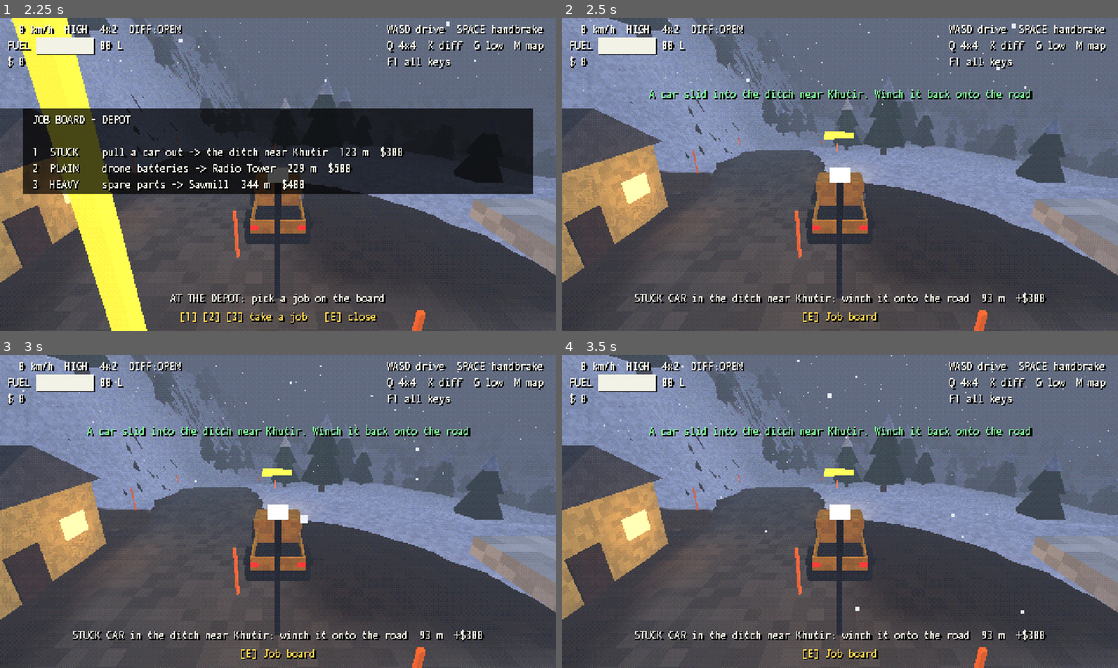
Above: before the commit, frames 1-4 (two rows, left to right).
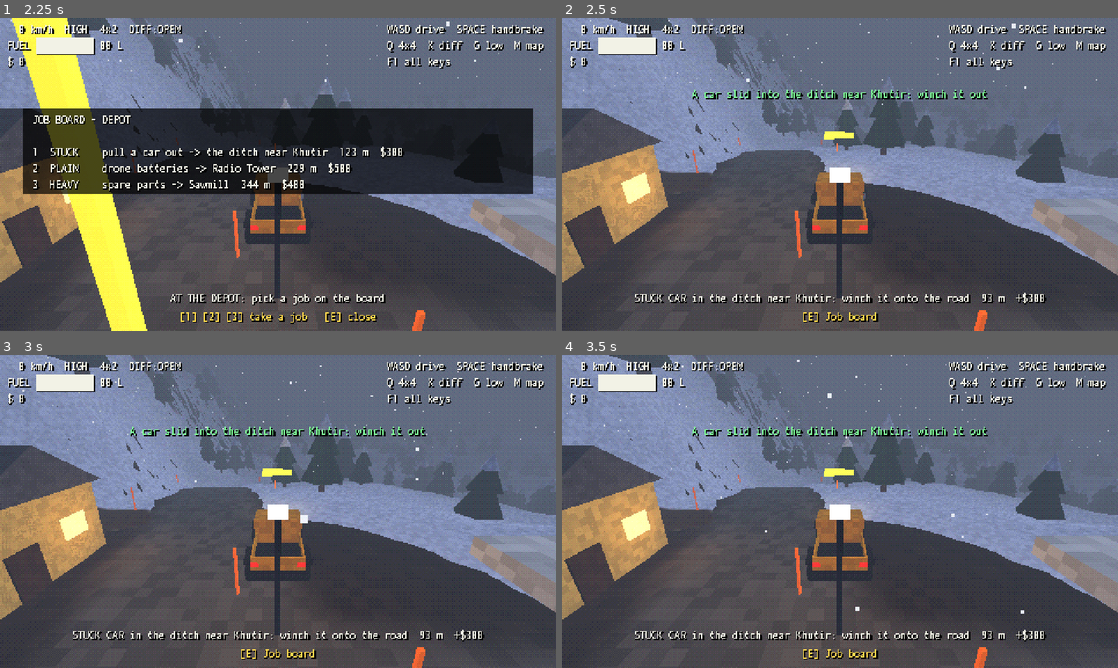
Above: after the commit, the same moments.

Repository: Codir/zsuv
Game: Godot game, scene res://scenes/game.tscn
Two runs of this game, one before a commit and one after it. Both use one fixed random seed, a clock stepped at 60 frames per second and the inputs below.
Inputs (mouse positions are in pixels of both pictures, inside the frame that each line leads up to):
- Up to frame 1 (2.25 s): tap Enter at 0.5 s; move the mouse to (400, 158) at 0.52 s; hold D 0.53-1.25 s; tap 1 at 0.6 s; click (400, 158) at 0.67 s; tap Space at 0.77 s; drag from (166, 190) to (250, 237) at 1.27 s; move the mouse to (333, 105) at 2.02 s; hold D (steer_right) from 2.03 s (still down); hold E (interact) from 2.03 s (still down)
- Up to frame 2 (2.5 s): keep holding D (steer_right); keep holding E (interact); tap 1 at 2.3 s
- Up to frame 3 (3 s): release D (steer_right) at 2.75 s; release E (interact) at 2.75 s; drag from (250, 574) to (111, 464) at 2.77 s
- Up to frame 4 (3.5 s): no input

Frame 1 is identical in both runs. In frame 2, 1.1% of the frame differs, in the area x 15-85%, y 22-26%; in frame 3, 1.1%; in frame 4, 1.1%.

Commit message:
The road into the Polissia fish farm climbs gently again; a far bank's level, the drop message
A review of the 0.2.1 fixes found three things still wrong:

- With the lake now under the places, the fish farm stood 4.4 m over the ice it is reached across,
  and its ramp was sized from the ground before the lake: road 0 climbed 4.3 m in about 9 m
  (0.62 m a metre) and a loaded truck in 2WD, or a heavy load in 4x4 from rest, could not get up
  to it or to the village beyond. The farm now sits 2.4 m down on its shore (a place's "below"),
  and a ramp is sized from the ground with the lake in it. Road 0's steepest metre is 0.33, as in
  0.2.0, and a probe drives up from rest and from the ice in every drive mode, plain and heavy.
  The farm's net fence runs post to post, as the ground now rises under it. A new test: no road
  of any valley climbs more than 0.5 m a metre (the khutir valley's road 1 is the steepest, 0.46).
- A ditch inside a bend of its road took its far bank's level from the road's other leg, nearer
  there, and dug a hollow beside the trench (the Carpathian road 1). It now takes it from the
  stretch of road beside it.
- "Dropped: ..." was replaced by the next message in the same moment; the HUD shows one at a
  time, so the drop is now said with what is loaded, and a long message takes two lines.

Co-Authored-By: Claude Opus 5.5 <noreply@anthropic.com>
Claude-Session: https://claude.ai/code/session_01HDJrrk4tBGvDZtfW7wxULb

Diff:
--- a/scripts/systems/contracts.gd
+++ b/scripts/systems/contracts.gd
@@ -135,8 +135,9 @@
 
 ## Takes job o: on with the cargo, a full tank, the clock from zero. A job in hand is dropped.
 func take(o: Dictionary) -> void:
+	var dropped := ""  # said with what is loaded, as the HUD shows one message at a time
 	if not job.is_empty():
-		message.emit("Dropped: %s for %s" % [job.cargo, job.name])
+		dropped = "Dropped: %s. " % job.cargo
 		_end_job()
 	job = o
 	board_open = false
@@ -146,7 +147,7 @@
 	_velocities.clear()
 	if o.kind == "stuck":
 		_spawn_car(o.ditch)
-		message.emit("A car slid into %s. Winch it back onto the road" % o.name)
+		message.emit(dropped + "A car slid into %s: winch it out" % o.name)
 		_update_markers()
 		return
 	vehicle.set_cargo(true, o.kind)
@@ -158,7 +159,7 @@
 			text += ". Fragile: go gently"
 		"heavy":
 			text += ". Heavy: low range on the hills"
-	message.emit(text)
+	message.emit(dropped + text)
 	_update_markers()
 
 
--- a/scripts/ui/hud.gd
+++ b/scripts/ui/hud.gd
@@ -48,7 +48,8 @@
 	_objective = _make_label(Vector2(0, size.y - 34), Vector2(size.x, 12), HORIZONTAL_ALIGNMENT_CENTER)
 	_prompt = _make_label(Vector2(0, size.y - 18), Vector2(size.x, 12), HORIZONTAL_ALIGNMENT_CENTER)
 	_prompt.add_theme_color_override("font_color", Color(1.0, 0.85, 0.3))
-	_message = _make_label(Vector2(0, 60), Vector2(size.x, 12), HORIZONTAL_ALIGNMENT_CENTER)
+	_message = _make_label(Vector2(20, 60), Vector2(size.x - 40, 24), HORIZONTAL_ALIGNMENT_CENTER)
+	_message.autowrap_mode = TextServer.AUTOWRAP_WORD_SMART  # a long one takes two lines
 	_board_bg = ColorRect.new()
 	_board_bg.color = Color(0.0, 0.0, 0.0, 0.72)
 	_board_bg.position = Vector2(20, 78)
--- a/scripts/world/terrain.gd
+++ b/scripts/world/terrain.gd
@@ -61,7 +61,7 @@
 
 	var flats: Array = v.locations.values()
 	for f in flats:
-		f.height = base_height(f.pos)
+		f.height = base_height(f.pos) - float(f.get("below", 0.0))
 	var lakes: Array[Dictionary] = []
 	var ditches: Array[Dictionary] = []
 	for ft in v.features:
@@ -97,7 +97,9 @@
 			for l in lakes:
 				var r: float = l.radius
 				var d := p.distance_to(l.pos)
-				h = lerpf(h, l.height, 1.0 - smoothstep(r * 0.8, r + float(l.get("shore", 8.0)), d))
+				var shore := 1.0 - smoothstep(r * 0.8, r + float(l.get("shore", 8.0)), d)
+				h = lerpf(h, l.height, shore)
+				b = lerpf(b, l.height, shore)  # the ground a ramp off a place has to reach
 				if l.get("ice", false):
 					ice = maxf(ice, 1.0 - smoothstep(r * 0.82, r * 0.92, d))
 			# The rim at the map's edge goes on after the flats, so a long ramp off a location
@@ -287,7 +289,7 @@
 		var half: Vector2 = dt.dir * float(dt.length) * 0.5
 		var w: float = dt.width
 		var reach := half.length() + w + DITCH_BANK
-		var road := roads[dt.road]
+		var road := _beside(roads[dt.road], dt.pos, reach + 2.0)
 		for z in range(maxi(0, int(dt.pos.y + HALF - reach)), mini(N, int(dt.pos.y + HALF + reach) + 2)):
 			for x in range(maxi(0, int(dt.pos.x + HALF - reach)), mini(N, int(dt.pos.x + HALF + reach) + 2)):
 				var p := Vector2(x - HALF, z - HALF)
@@ -303,6 +305,32 @@
 						c = q
 				var level := _bilinear(built, c.x, c.y) - float(dt.depth) * _bump(d / w)
 				heights[z * N + x] = lerpf(heights[z * N + x], level, 1.0 - smoothstep(w, w + DITCH_BANK, d))
+
+
+## The stretch of road beside p, reach metres along it either way from its point nearest p: a
+## ditch's level comes from there, not from another leg of the road nearer its far bank.
+static func _beside(road: PackedVector2Array, p: Vector2, reach: float) -> PackedVector2Array:
+	var s0 := 0.0
+	var best := INF
+	var along := 0.0
+	for i in road.size() - 1:
+		var q := Geometry2D.get_closest_point_to_segment(p, road[i], road[i + 1])
+		if p.distance_to(q) < best:
+			best = p.distance_to(q)
+			s0 = along + road[i].distance_to(q)
+		along += road[i].distance_to(road[i + 1])
+	var out := PackedVector2Array()
+	along = 0.0
+	for i in road.size() - 1:
+		var l := road[i].distance_to(road[i + 1])
+		var a := maxf(s0 - reach, along)
+		var b := minf(s0 + reach, along + l)
+		if a < b:
+			if out.is_empty():
+				out.append(road[i].lerp(road[i + 1], (a - along) / l))
+			out.append(road[i].lerp(road[i + 1], (b - along) / l))
+		along += l
+	return out
 
 
 ## How high the road is at its nearest point to p: the ground there, or its smoothed profile.
--- a/scripts/world/valley.gd
+++ b/scripts/world/valley.gd
@@ -24,7 +24,7 @@
 var features: Array[Dictionary] = []
 
 # Places: key -> {name, pos, radius, kind (what the world builder puts there), cargo, reward;
-# offroad: no road goes there}.
+# offroad: no road goes there; below: metres its flat is dug in under the ground there}.
 var locations := {}
 var roads: Array[PackedVector2Array] = []
 var road_smooth := 0.0  # metres a road's profile is averaged over (0: it keeps to the ground)
@@ -243,7 +243,7 @@
 	v.locations = {
 		"depot": {"name": "Old Farm", "pos": Vector2(-85, -80), "radius": 14.0, "kind": "yard"},
 		"fish": {"name": "Fish Farm", "pos": Vector2(62, -22), "radius": 10.0, "kind": "fish_farm",
-			"cargo": "fish feed", "reward": 300},
+			"cargo": "fish feed", "reward": 300, "below": 2.4},  # down on the shore, a gentle way up off the ice
 		"peat": {"name": "Peat Works", "pos": Vector2(-40, 72), "radius": 10.0, "kind": "peat_works",
 			"cargo": "excavator parts", "reward": 350},
 		"village": {"name": "Village", "pos": Vector2(66, 82), "radius": 12.0, "kind": "village_church",
--- a/scripts/world/world_builder.gd
+++ b/scripts/world/world_builder.gd
@@ -616,9 +616,13 @@
 	for i in 3:  # boats by the ponds, back from the road that leaves past them
 		var p := _at(-4.2 + i * 2.2, -11.0)
 		_piece(Vector3(1.2, 0.5, 3.4), p, Vector3(0.0, 0.5, 0.0), _yaw(0.3 * i), Color(0.5, 0.36, 0.22))
-	for i in 5:
+	for i in 5:  # a net fence, post to post as the ground rises off the shore
 		_piece(Vector3(0.12, 2.0, 0.12), _at(-14.0, -12.0 + i * 3.0), Vector3(0.0, 1.0, 0.0), _yaw(0.0), Color(0.36, 0.3, 0.22))
-	_piece(Vector3(0.04, 1.2, 12.0), _at(-14.0, -6.0), Vector3(0.0, 1.4, 0.0), _yaw(0.0), Color(0.6, 0.6, 0.55))
+		if i > 0:
+			var a := _at(-14.0, -15.0 + i * 3.0)
+			var b := _at(-14.0, -12.0 + i * 3.0)
+			var net := Psx.box(self, Vector3(0.04, 1.2, a.distance_to(b)), (a + b) * 0.5 + Vector3(0.0, 1.4, 0.0), Color(0.6, 0.6, 0.55))
+			net.rotation = Vector3(-atan2(b.y - a.y, 3.0), _yaw(0.0), 0.0)
 	_sign(_at(-8.0, 6.0) + Vector3(0.0, 6.5, 0.0), loc.name.to_upper())
 
 
--- a/tests/test_contracts.gd
+++ b/tests/test_contracts.gd
@@ -51,7 +51,7 @@
 	var car: StuckCar = c._car
 	c.take(c.offer("farm", "heavy"))
 	t.ok(c.job.kind == "heavy" and v.has_cargo, "the new job is not loaded")
-	t.ok(got.any(func(m: String) -> bool: return m.begins_with("Dropped: pull a car out for the ditch near")), "messages: %s" % [got])
+	t.eq(got[-1], "Dropped: pull a car out. Loaded: groceries. Head for Khutir. Heavy: low range on the hills", "the message")
 	t.ok(not v.winch.bodies.has(car), "the dropped job's car is still there to winch")
 	await t.ticks(200)
 	t.ok(not is_instance_valid(car), "the dropped job's car does not drive off")
--- a/tests/test_terrain_shape.gd
+++ b/tests/test_terrain_shape.gd
@@ -1,12 +1,15 @@
 extends RefCounted
-## The ground of every valley: every place level, and beside every road no step where its nearest
-## point jumps from one stretch of it to another (the legs of a hairpin) or to another road. A step,
-## not a slope: what the road holds the ground to is looked at every 1/64 m between neighbouring
-## pixels, and only what changes there faster than anything smooth counts. The terrain alone,
-## without its world (the shared world's for the khutir valley).
+## The ground of every valley: every place level, no road steeper than MAX_GRADE, and beside every
+## road no step where its nearest point jumps from one stretch of it to another (the legs of a
+## hairpin) or to another road. A step, not a slope: what the road holds the ground to is looked at
+## every 1/64 m between neighbouring pixels, and only what changes there faster than anything smooth
+## counts. The terrain alone, without its world (the shared world's for the khutir valley).
 
 const SHELF := Terrain.ROAD_HALF_WIDTH + 4.0  # how far from its centre line a road holds the ground
 const MAX_STEP := 0.6  # m
+## The steepest metre of any road, as a loaded truck in 2WD still climbs it (the khutir valley's
+## road 1 is 0.46 m a metre; a climb off the Polissia ice of 0.62 was not).
+const MAX_GRADE := 0.5
 
 
 func test_no_step_beside_the_roads_and_the_places_level(t: TCase) -> void:
@@ -19,6 +22,11 @@
 		for loc in places:
 			var spread := _spread(terrain, loc.pos, float(loc.radius) - 2.0)
 			t.ok(spread < 0.05, "%s: %s is not level, %.2f m from its lowest to its highest" % [v.id, loc.name, spread])
+		var steepest := 0.0
+		for r in terrain.roads.size():
+			var g := _steepest(terrain, terrain.roads[r])
+			t.ok(g.x <= MAX_GRADE, "%s: road %d climbs %.2f m a metre, %.0f m along it" % [v.id, r, g.x, g.y])
+			steepest = maxf(steepest, g.x)
 		# What the road holds the ground to at each pixel, and how hard; in a place its flat does,
 		# and where the roads keep to the ground, its ramp too (10 m at the least), laid after them.
 		var held := 0.0 if v.road_smooth > 0.0 else 10.0
@@ -49,7 +57,7 @@
 						worst_at = (a + b) * 0.5
 		var near := terrain._road_closest(worst_at)
 		t.ok(worst <= MAX_STEP, "%s: the ground steps %.2f m at %s, %.1f m from road %d" % [v.id, worst, worst_at, near.x, near.road])
-		notes.append("%s %.2f" % [v.id, worst])
+		notes.append("%s %.2f (grade %.2f)" % [v.id, worst, steepest])
 		if terrain != t.world.terrain:
 			terrain.free()
 	t.note = "steepest step: " + ", ".join(notes)
@@ -76,6 +84,26 @@
 	return step
 
 
+## [the steepest metre of road, how far along it], along its centre line every 0.25 m.
+func _steepest(terrain: Terrain, road: PackedVector2Array) -> Vector2:
+	var pts := PackedVector2Array()
+	for i in road.size() - 1:
+		var n := ceili(road[i].distance_to(road[i + 1]) / 0.25)
+		for k in n:
+			pts.append(road[i].lerp(road[i + 1], float(k) / n))
+	pts.append(road[road.size() - 1])
+	var worst := Vector2.ZERO
+	var along := 0.0
+	for k in pts.size() - 4:
+		var a := pts[k]
+		var b := pts[k + 4]
+		var g := absf(terrain.get_height(b.x, b.y) - terrain.get_height(a.x, a.y)) / maxf(a.distance_to(b), 0.01)
+		if g > worst.x:
+			worst = Vector2(g, along)
+		along += a.distance_to(pts[k + 1])
+	return worst
+
+
 ## From the lowest of the ground to the highest within r of c.
 func _spread(terrain: Terrain, c: Vector2, r: float) -> float:
 	var lo := INF
Not shown, changed: docs/valleys.md
